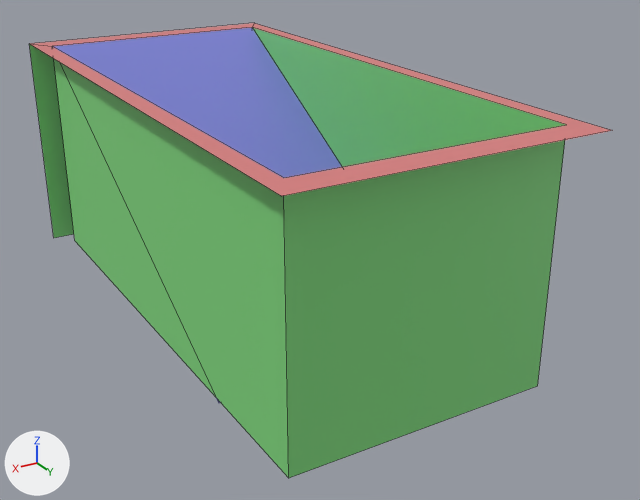
An edit to the Blender file blender_models/dice_box.blend, drawn before and after from the same camera.
Rendered twice from a camera (50 mm lens) standing at (6.44, 12.5, 5.06) and looking at (-0.6, 0.76, -0.81). Arrows for +X, +Y and +Z are at lower left; the lights stay in place. Mesh edges are drawn as thin lines.

The first picture shows 'BoxSlope-col', 'DiceBox-col'.
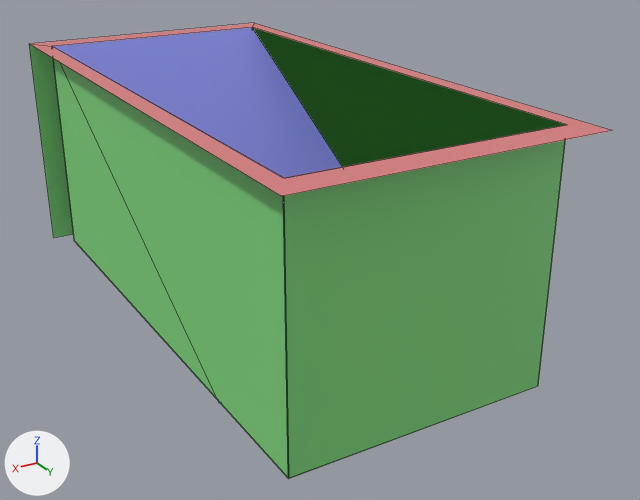
Diff of the bpy script that builds the scene:
```diff
--- a/blender_models/dice_box.blend.py
+++ b/blender_models/dice_box.blend.py
@@ me_cube_001 @@
 me_cube_001.from_pydata(...)  # 14 vertices, 7 faces; spans x -2.4..2.4, y -5.0..5.0, z -2.0..2.0
 # used by ob_dicebox_col; location = (0.0, 0.0, 0.0)
 # verts and faces of me_cube_001; kept vertices keep their numbers, new ones are numbered from 14
+# me_cube_001 part 1
+verts[14] = (-2.1, -4.5, -1.95)
+verts[15] = (-2.1, 4.5, -1.95)  # pixel (537, 386)
+verts[16] = (2.1, -4.5, -1.95)  # pixel (74, 240)
+verts[17] = (2.1, 4.5, -1.95)  # pixel (288, 478)
+verts[18] = (2.11, -4.5, -1.95)  # pixel (74, 241)
+verts[19] = (2.11, 4.5, -1.95)  # pixel (288, 478)
+verts[20] = (-2.11, -4.5, -1.95)
+verts[21] = (-2.11, 4.5, -1.95)  # pixel (538, 385)
+verts[22] = (-2.1, 4.51, -1.95)  # pixel (538, 386)
+verts[23] = (2.1, 4.51, -1.95)  # pixel (289, 478)
+for new, old in zip([*range(24, 34)], [*range(14, 24)]): verts[new] = verts[old] + (0.0, 0.0, 3.95)
+faces += [(14, 15, 25, 24), (15, 17, 27, 25), (16, 26, 27, 17), (18, 19, 29, 28), (20, 30, 31, 21), (22, 32, 33, 23)]  # mat_wallmaterial (green #81da7e)
 me_cube_001.materials.append(mat_wallmaterial)
```

Pixel boxes [x1, y1, x2, y2] of what changed, in the pictures (640 x 500 px):
part 1 of me_cube_001, added (green): after [53, 28, 566, 478]
